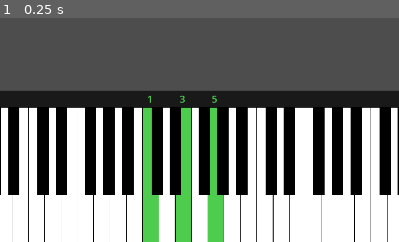
Above: before the commit, frame 1.
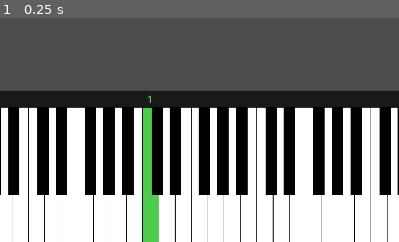
Above: after the commit, the same moment.

Repository: PianoFitness/piano-fitness-app
Game: Godot game, scene res://scenes/piano.tscn
Same seed, same stepped clock (60 frames per second), same inputs: the game is played once before the commit and once after it. The project has no main scene, so this scene is started directly.
Inputs:
- Up to frame 1 (0.25 s): no input
The pictures show only the part of the screen within x 39-89%, y 50-100%; the shares and areas given below are measured in that part.

The runs differ from the first frame. In frame 1, 3.4% of the frame differs, in the area x 44-57%, y 34-100%.

Commit message:
Add C Major Arpeggio example exercise

Diff:
--- a/app/scripts/piano.gd
+++ b/app/scripts/piano.gd
@@ -1,13 +1,13 @@
 extends Control
 
 # Piano physical layout constants - These define the visual arrangement of piano keys
-const WHITE_KEY_OFFSETS = [0, 2, 4, 5, 7, 9, 11]  # Semitone offsets for white keys
+const WHITE_KEY_OFFSETS = [0, 2, 4, 5, 7, 9, 11] # Semitone offsets for white keys
 const BLACK_KEY_POSITIONS = [
-	{"offset": 0.9, "note": 1},   # C#
-	{"offset": 2.0, "note": 3},   # D#
-	{"offset": 3.8, "note": 6},   # F#
-	{"offset": 4.95, "note": 8},  # G#
-	{"offset": 6.1, "note": 10}   # A#
+	{"offset": 0.9, "note": 1}, # C#
+	{"offset": 2.0, "note": 3}, # D#
+	{"offset": 3.8, "note": 6}, # F#
+	{"offset": 4.95, "note": 8}, # G#
+	{"offset": 6.1, "note": 10} # A#
 ]
 
 # Visual size ratios for piano keys
@@ -18,7 +18,7 @@
 # MIDI and musical constants
 const KEYS_PER_OCTAVE = 12
 const WHITE_KEYS_PER_OCTAVE = 7
-const STARTING_MIDI_NOTE = 24  # Starting at C1
+const STARTING_MIDI_NOTE = 24 # Starting at C1
 const OCTAVE_COUNT = 7
 
 # Color definitions for various key states
@@ -26,21 +26,21 @@
 const ACTIVE_BLACK_KEY_COLOR = Color(0.3, 0.3, 0.5)
 const INACTIVE_WHITE_KEY_COLOR = Color.WHITE
 const INACTIVE_BLACK_KEY_COLOR = Color.BLACK
-const LESSON_COLOR = Color(0.3, 0.8, 0.3, 1.0)    # Green for target notes
-const STUDENT_COLOR = Color(0.8, 0.8, 1.0, 1.0)   # Light blue for played notes
+const LESSON_COLOR = Color(0.3, 0.8, 0.3, 1.0) # Green for target notes
+const STUDENT_COLOR = Color(0.8, 0.8, 1.0, 1.0) # Light blue for played notes
 
 # Musical notation constants
 const NOTE_NAMES = ["C", "C#", "D", "D#", "E", "F", "F#", "G", "G#", "A", "A#", "B"]
 
 # Chord input handling constants
-const CHORD_COLLECTION_WINDOW: float = 0.1  # 100ms window to collect chord notes
+const CHORD_COLLECTION_WINDOW: float = 0.1 # 100ms window to collect chord notes
 
 # State variables
-var white_keys = {}              # Dictionary of white key nodes indexed by MIDI note
-var black_keys = {}              # Dictionary of black key nodes indexed by MIDI note
-var viewport_size: Vector2       # Current viewport dimensions
-var current_chord_notes: Array[int] = []  # Collects notes played within time window
-var chord_collection_timer: float = 0.0   # Timer for chord note collection
+var white_keys = {} # Dictionary of white key nodes indexed by MIDI note
+var black_keys = {} # Dictionary of black key nodes indexed by MIDI note
+var viewport_size: Vector2 # Current viewport dimensions
+var current_chord_notes: Array[int] = [] # Collects notes played within time window
+var chord_collection_timer: float = 0.0 # Timer for chord note collection
 
 # Node references
 var sequence_manager: SequenceManager
@@ -81,8 +81,12 @@
 	sequence_manager.initialize(self, finger_display)
 
 	# Load initial exercise
-	var c_major = create_c_major_chord_inversions()
-	sequence_manager.set_sequence(c_major)
+	var exercises = {
+		"c_major_scale": create_c_major_scale(),
+		"c_major_chord_inversions": create_c_major_chord_inversions(),
+		"c_major_arpeggios": create_c_major_arpeggios()
+	}
+	sequence_manager.set_sequence(exercises["c_major_arpeggios"])
 
 func _input(event):
 	if event is InputEventMIDI:
@@ -197,14 +201,14 @@
 
 	# Right hand ascending C Major scale with correct fingering
 	var scale_notes = [
-		["C4", 1],  # Thumb
-		["D4", 2],  # Index
-		["E4", 3],  # Middle
-		["F4", 1],  # Thumb (thumb under)
-		["G4", 2],  # Index
-		["A4", 3],  # Middle
-		["B4", 4],  # Ring
-		["C5", 5]   # Pinky
+		["C4", 1], # Thumb
+		["D4", 2], # Index
+		["E4", 3], # Middle
+		["F4", 1], # Thumb (thumb under)
+		["G4", 2], # Index
+		["A4", 3], # Middle
+		["B4", 4], # Ring
+		["C5", 5] # Pinky
 	]
 
 	for note_data in scale_notes:
@@ -219,30 +223,48 @@
 
 	# Root position: C4(1) - E4(3) - G4(5)
 	sequence.add_position([
-		PianoNote.new("C4", "R", 1),  # Root - thumb
-		PianoNote.new("E4", "R", 3),  # Third - middle finger
-		PianoNote.new("G4", "R", 5)   # Fifth - pinky
+		PianoNote.new("C4", "R", 1), # Root - thumb
+		PianoNote.new("E4", "R", 3), # Third - middle finger
+		PianoNote.new("G4", "R", 5) # Fifth - pinky
 	])
 
 	# First inversion: E4(1) - G4(2) - C5(5)
 	sequence.add_position([
-		PianoNote.new("E4", "R", 1),  # Third - thumb
-		PianoNote.new("G4", "R", 2),  # Fifth - index finger
-		PianoNote.new("C5", "R", 5)   # Root - pinky
+		PianoNote.new("E4", "R", 1), # Third - thumb
+		PianoNote.new("G4", "R", 2), # Fifth - index finger
+		PianoNote.new("C5", "R", 5) # Root - pinky
 	])
 
 	# Second inversion: G4(1) - C5(3) - E5(5)
 	sequence.add_position([
-		PianoNote.new("G4", "R", 1),  # Fifth - thumb
-		PianoNote.new("C5", "R", 3),  # Root - middle finger
-		PianoNote.new("E5", "R", 5)   # Third - pinky
+		PianoNote.new("G4", "R", 1), # Fifth - thumb
+		PianoNote.new("C5", "R", 3), # Root - middle finger
+		PianoNote.new("E5", "R", 5) # Third - pinky
 	])
 
 	# Root position octave up: C5(1) - E5(3) - G5(5)
 	sequence.add_position([
-		PianoNote.new("C5", "R", 1),  # Root - thumb
-		PianoNote.new("E5", "R", 3),  # Third - middle finger
-		PianoNote.new("G5", "R", 5)   # Fifth - pinky
+		PianoNote.new("C5", "R", 1), # Root - thumb
+		PianoNote.new("E5", "R", 3), # Third - middle finger
+		PianoNote.new("G5", "R", 5) # Fifth - pinky
 	])
 
 	return sequence
+
+func create_c_major_arpeggios() -> PracticeSequence:
+	var sequence = PracticeSequence.new()
+	sequence.exercise_type = "arpeggio"
+
+	# Right hand ascending C Major arpeggio in one octave
+	var arpeggio_notes = [
+		["C4", 1], # Thumb
+		["E4", 2], # Index
+		["G4", 3], # Middle
+		["C5", 5] # Pinky
+	]
+
+	for note_data in arpeggio_notes:
+		var note = PianoNote.new(note_data[0], "R", note_data[1])
+		sequence.add_position([note])
+
+	return sequence
